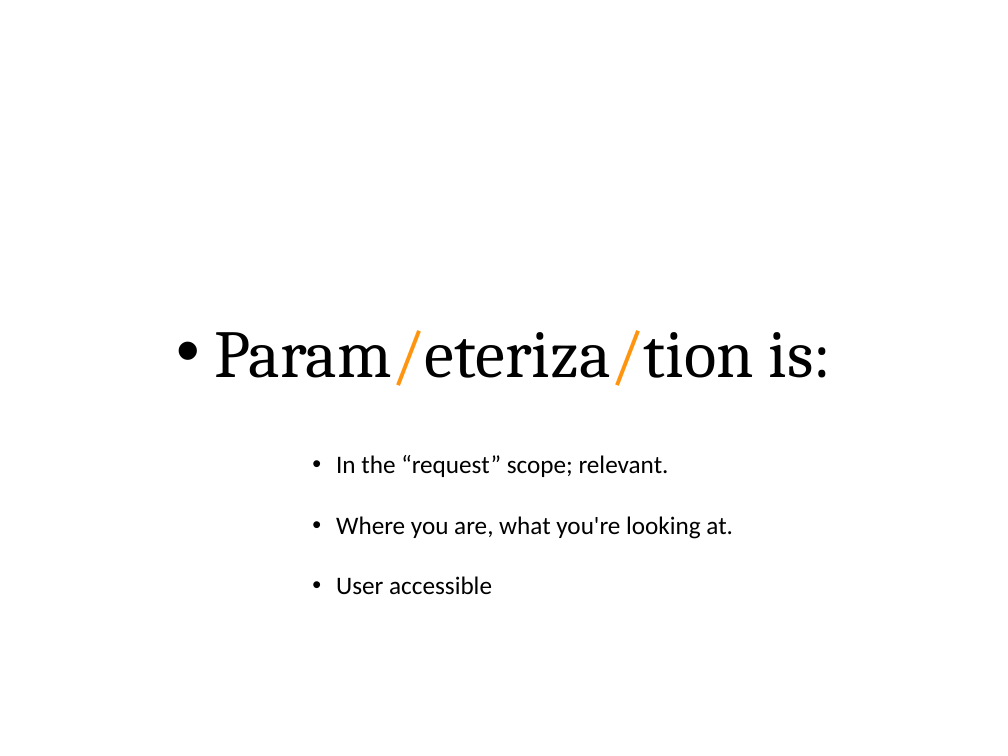
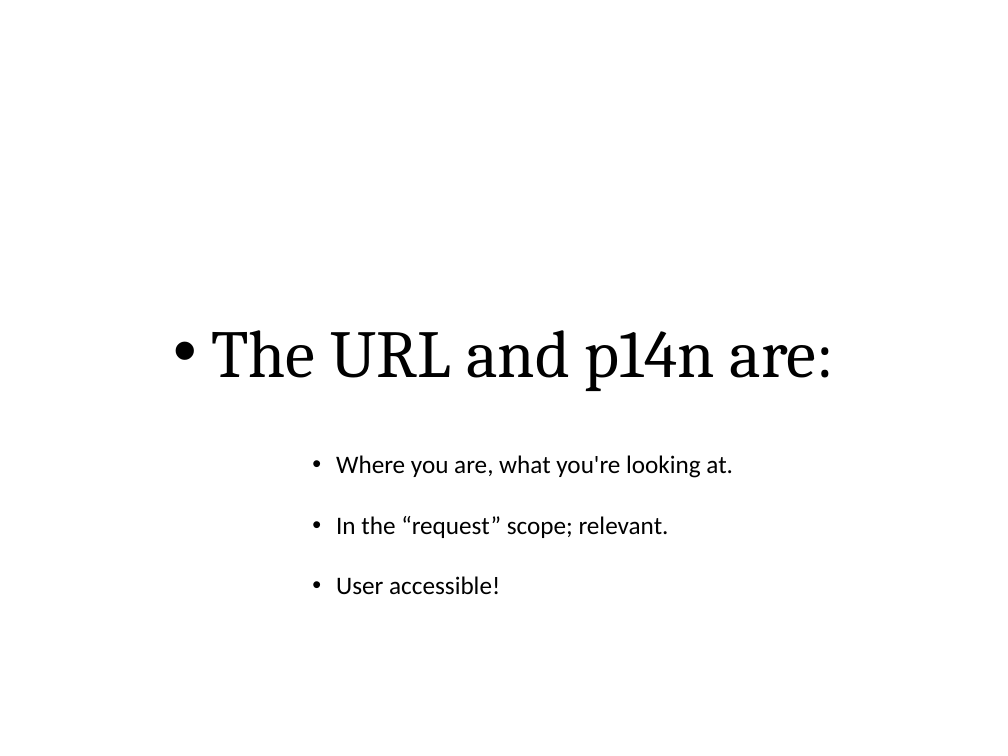
Before and after one commit to lincolnthree/talks, a slide deck: slide 41 of 2011_Beautiful_Java_EE_JAXConf.odp. Drawn at 1008x756 pixels with LibreOffice and Linux fonts; fonts in the diff are those of the drawing. Boxes give left, top, right and bottom in pixels: in the first picture for what was removed or moved away, otherwise in the second. Text is boxed around its words. In the diff, an @@ line names an element or a change of style, - is before the commit and + after.

```diff
--- a/2011_Beautiful_Java_EE_JAXConf.odp
+++ b/2011_Beautiful_Java_EE_JAXConf.odp
@@ subtitle at (211,330,835,391): text changed @@
-• Param/eteriza/tion is:
+• The URL and p14n are:
@@ text at (336,455,733,478): paragraph added @@
+• Where you are, what you're looking at.
@@ text at (336,576,500,595): text changed @@
-• Where you are, what you're looking at.
-• User accessible
+• User accessible!
```
Also in this commit, not shown: 13 other slides changed, 1 other file.
